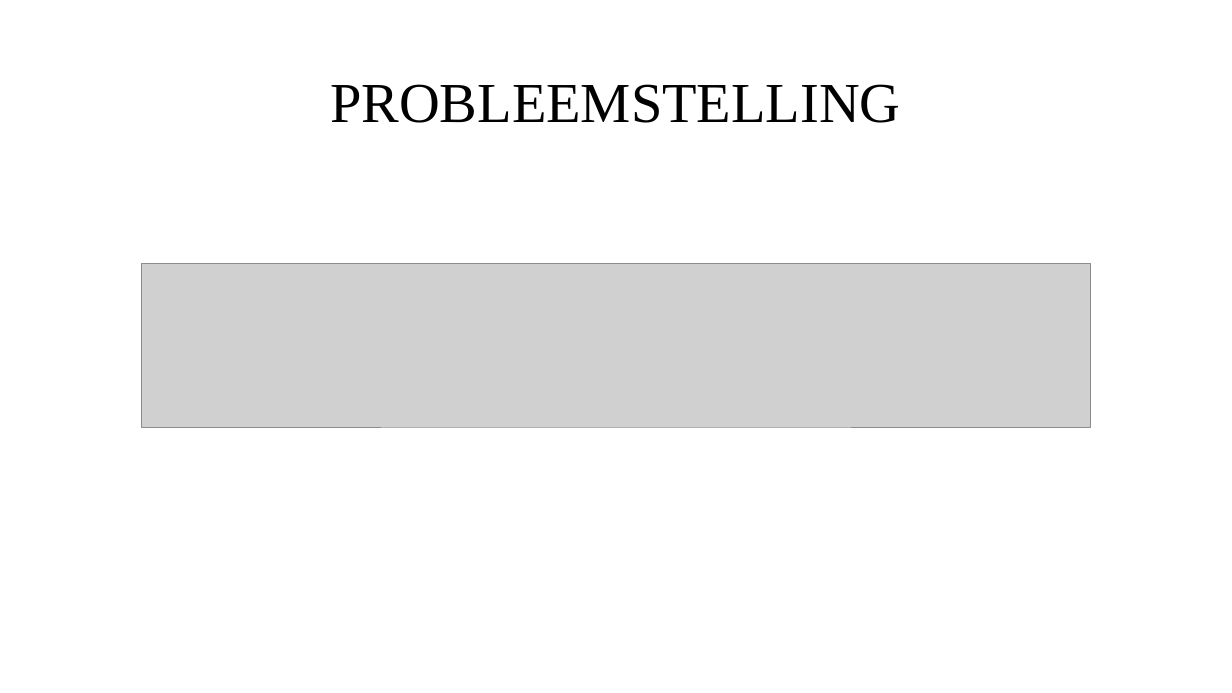
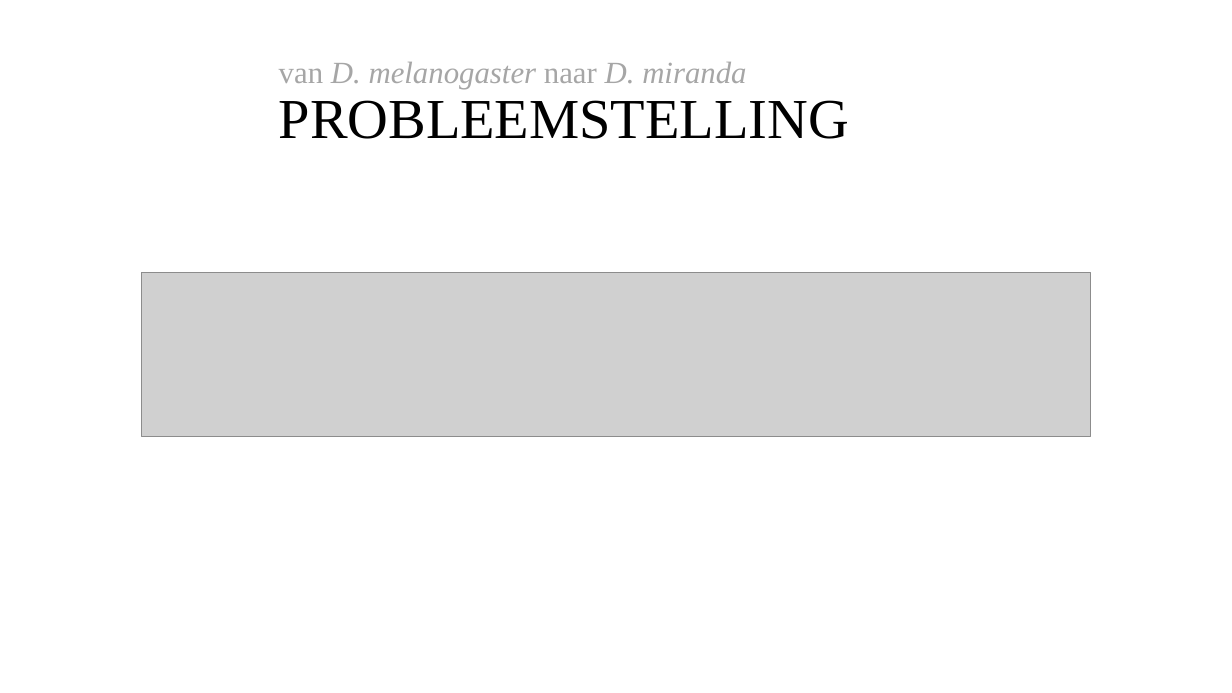
Before and after one commit to Leanderrr/fruitvliegen, a slide deck: slide 3 of verslaglegging en presentaties/Powerpont 1.pptx. Drawn at 1232x693 pixels with LibreOffice and Linux fonts; fonts in the diff are those of the drawing; grey boxes stand for pictures. Boxes give left, top, right and bottom in pixels: in the first picture for what was removed or moved away, otherwise in the second. Text is boxed around its words. In the diff, an @@ line names an element or a change of style, - is before the commit and + after.

```diff
--- a/verslaglegging en presentaties/Powerpont 1.pptx
+++ b/verslaglegging en presentaties/Powerpont 1.pptx
@@ title at [279,62,849,139]: text changed; size 44 to 24 pt; text colour #000000 to #A6A6A6 @@
-PROBLEEMSTELLING
+van D. melanogaster naar D. miranda
+PROBLEEMSTELLING
@@ picture: place and size @@
-picture at [141,263,1092,427]
+picture at [141,273,1092,436]
```
Also in this commit, not shown: 2 other slides changed, 3 other files.
